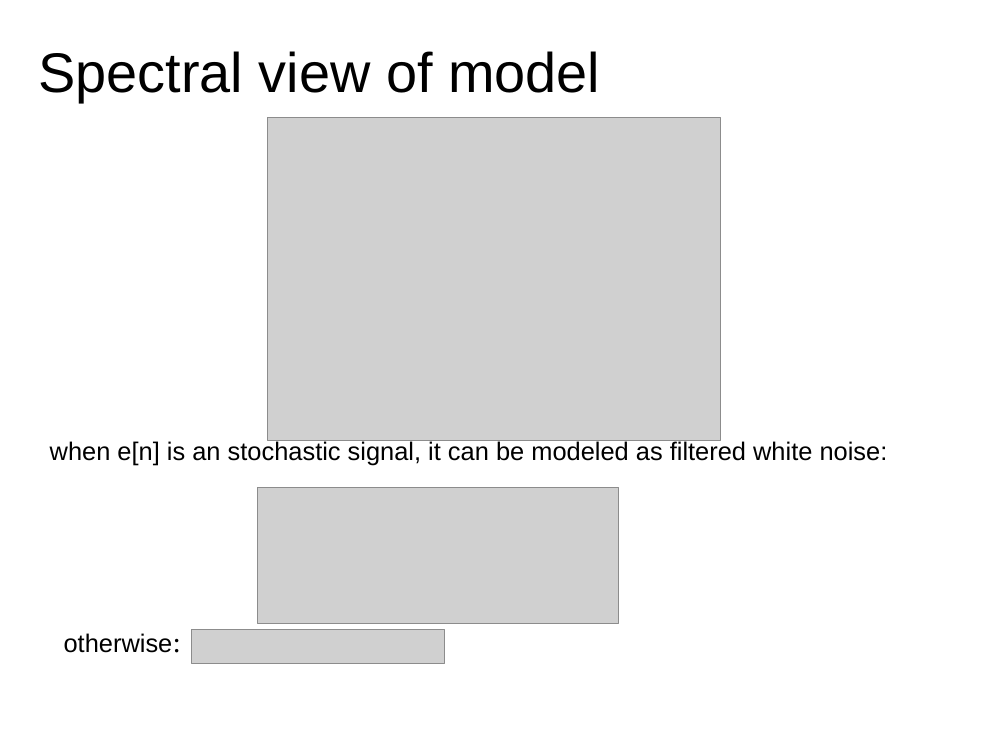
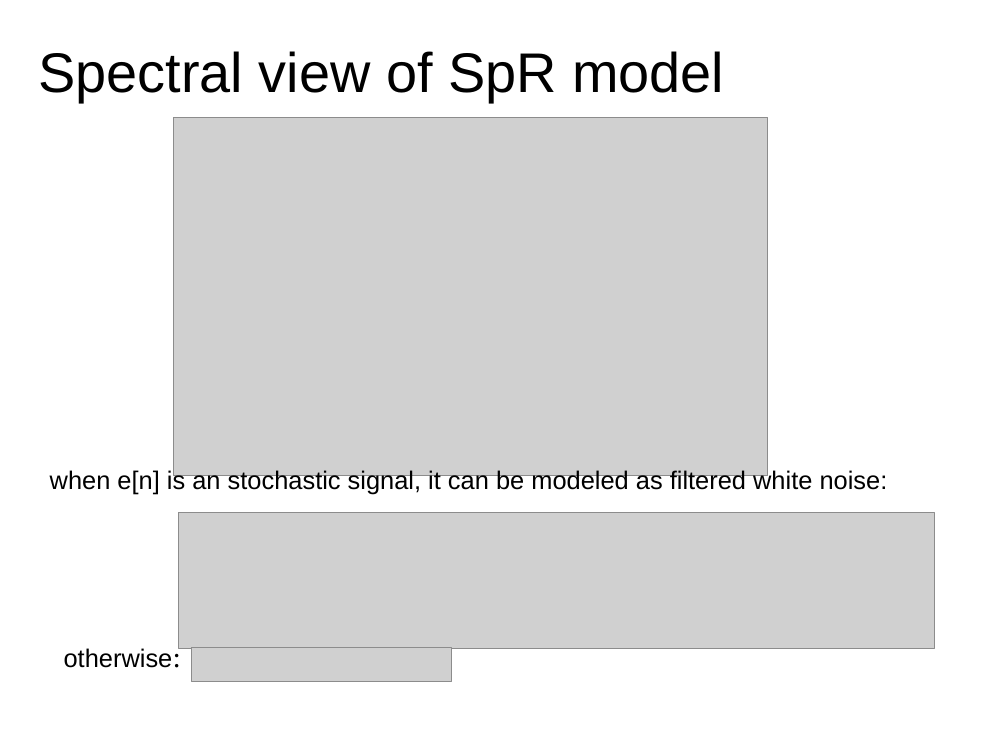
Before and after one commit to MTG/sms-tools, a slide deck: slide 4 of teaching-material/lectures/lect7-Sinusoidal-plus-Residual-model/7-Sinusoidal-plus-Residual-model.odp. Drawn at 1008x756 pixels with LibreOffice and Linux fonts; fonts in the diff are those of the drawing; grey boxes stand for pictures. Boxes give left, top, right and bottom in pixels: in the first picture for what was removed or moved away, otherwise in the second. Text is boxed around its words. In the diff, an @@ line names an element or a change of style, - is before the commit and + after.

```diff
--- a/teaching-material/lectures/lect7-Sinusoidal-plus-Residual-model/7-Sinusoidal-plus-Residual-model.odp
+++ b/teaching-material/lectures/lect7-Sinusoidal-plus-Residual-model/7-Sinusoidal-plus-Residual-model.odp
@@ title at (x1=39, y1=51, x2=724, y2=102): text changed @@
-Spectral view of model
+Spectral view of SpR model
@@ picture resized from (x1=268, y1=117, x2=721, y2=440) to (x1=174, y1=117, x2=768, y2=476) @@
@@ text "when e[n] is an stochastic ..." moved from (x1=50, y1=440, x2=888, y2=466) to (x1=50, y1=468, x2=888, y2=494) @@
@@ picture resized from (x1=258, y1=488, x2=619, y2=623) to (x1=178, y1=513, x2=934, y2=649) @@
@@ text "otherwise:" moved from (x1=64, y1=633, x2=173, y2=653) to (x1=64, y1=648, x2=173, y2=668) @@
@@ picture resized from (x1=191, y1=629, x2=444, y2=664) to (x1=191, y1=648, x2=451, y2=682) @@
```
Also in this commit, not shown: 8 other slides changed, 1 slide added, 1 slide removed, 17 other files.
